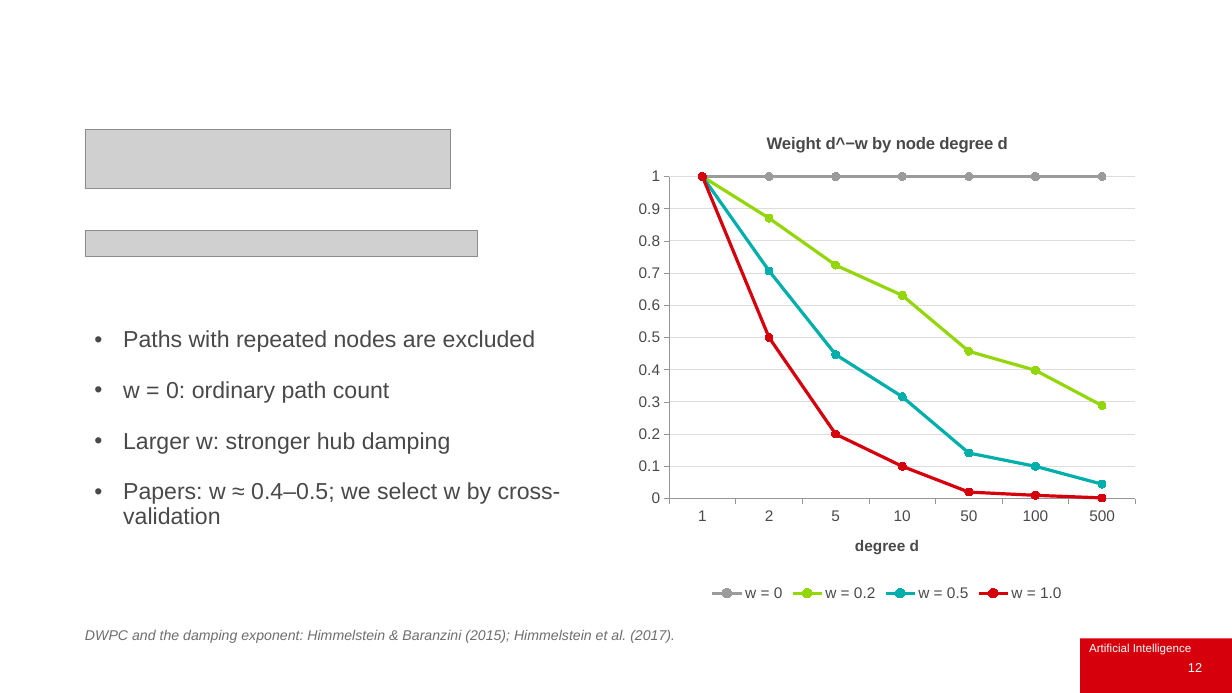
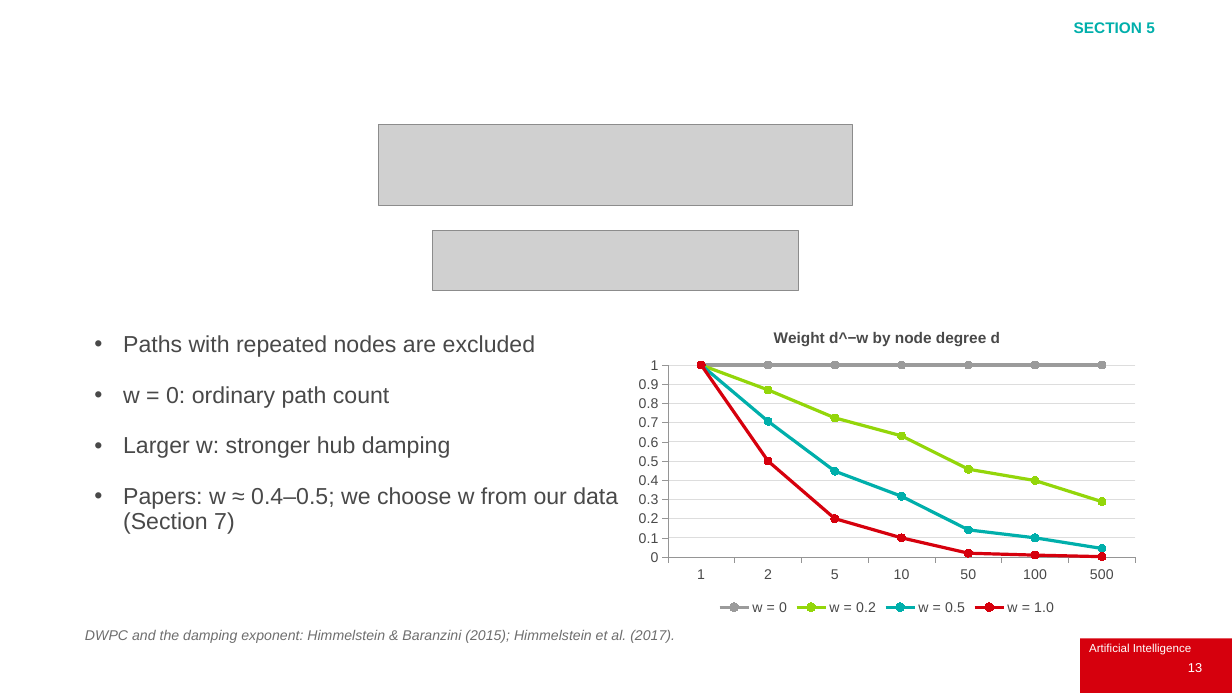
Before and after one commit to IainStyles/Knowledge-Engineering-2026, a slide deck: slide 13 of Slides/ECS8052 Week 8 2026-11-16 Part 1.pptx (slide 12 before the commit). Drawn at 1232x693 pixels with LibreOffice and Linux fonts; fonts in the diff are those of the drawing; grey boxes stand for pictures; background and template pictures are left out. Boxes give left, top, right and bottom in pixels: in the first picture for what was removed or moved away, otherwise in the second. Text is boxed around its words. In the diff, an @@ line names an element or a change of style, - is before the commit and + after.

```diff
--- a/Slides/ECS8052 Week 8 2026-11-16 Part 1.pptx
+++ b/Slides/ECS8052 Week 8 2026-11-16 Part 1.pptx
@@ text added at (x1=1074, y1=22, x2=1155, y2=33), 12 pt, text #00AFAB, bold @@
+SECTION 5
@@ picture added at (x1=378, y1=125, x2=852, y2=205) @@
@@ picture removed at (x1=85, y1=231, x2=477, y2=257) @@
@@ picture moved from (x1=85, y1=129, x2=451, y2=189) to (x1=433, y1=231, x2=799, y2=290) @@
@@ line chart at (x1=628, y1=314, x2=1146, y2=619) @@
@@ category axis title "degree d" to "" @@
@@ legend changed @@
@@ lettering changed @@
@@ line chart resized from (x1=628, y1=116, x2=1146, y2=605) to (x1=628, y1=314, x2=1146, y2=619) @@
@@ text at (x1=123, y1=487, x2=618, y2=534): text changed @@
-• Papers: w ≈ 0.4–0.5; we select w by cross-validation
+• Papers: w ≈ 0.4–0.5; we choose w from our data (Section 7)
@@ page number at (x1=1188, y1=663, x2=1202, y2=672): text changed @@
-12
+13
```
Also in this commit, not shown: 20 other slides changed, 14 slides added, 6 slides removed, 17 other files.
